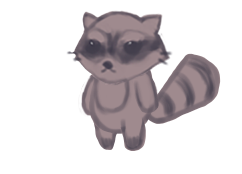
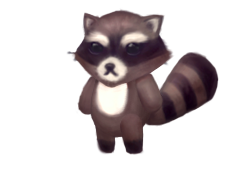
Layer changes from the first w=242, h=174 image to the second:
painted on "Head" over (69, 8, 175, 88)
moved "Hand1" above "Leg1", painted on it over (131, 67, 166, 114)
painted on "Leg1" over (119, 110, 146, 155)
painted on "Body" over (88, 54, 172, 147)
painted on "Hand2" over (76, 68, 111, 118)
painted on "Leg2" over (93, 106, 120, 155)
painted on "Tail" over (141, 51, 221, 127)
